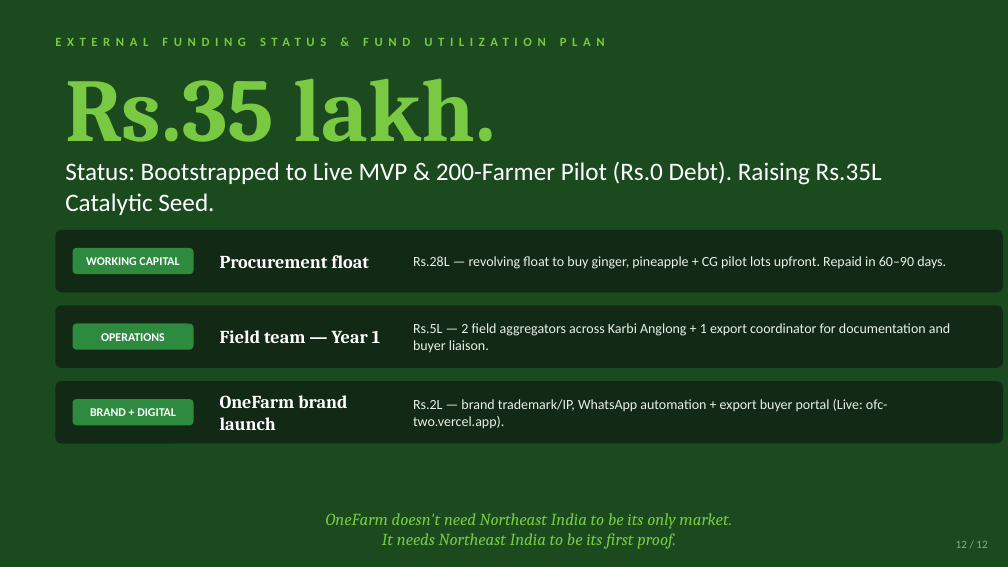
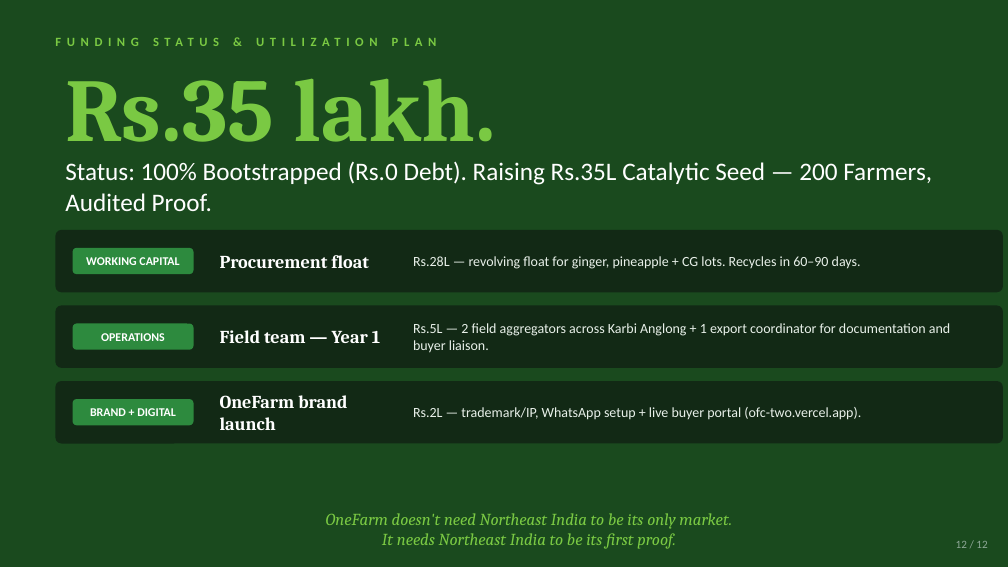
Before and after one commit to SHKSUD/OFC, a slide deck: slide 12 of OneFarm-v7-Jury-Compliant.pptx. Drawn at 1008x567 pixels with LibreOffice and Linux fonts; fonts in the diff are those of the drawing. Boxes give left, top, right and bottom in pixels: in the first picture for what was removed or moved away, otherwise in the second. Text is boxed around its words. In the diff, an @@ line names an element or a change of style, - is before the commit and + after.

```diff
--- a/OneFarm-v7-Jury-Compliant.pptx
+++ b/OneFarm-v7-Jury-Compliant.pptx
@@ text at [55,30,963,52]: text changed @@
-EXTERNAL FUNDING STATUS & FUND UTILIZATION PLAN
+FUNDING STATUS & UTILIZATION PLAN
@@ text at [65,161,932,211]: text changed @@
-Status: Bootstrapped to Live MVP & 200-Farmer Pilot (Rs.0 Debt). Raising Rs.35L Catalytic Seed.
+Status: 100% Bootstrapped (Rs.0 Debt). Raising Rs.35L Catalytic Seed — 200 Farmers, Audited Proof.
@@ text at [413,256,861,269]: text changed @@
-Rs.28L — revolving float to buy ginger, pineapple + CG pilot lots upfront. Repaid in 60–90 days.
+Rs.28L — revolving float for ginger, pineapple + CG lots. Recycles in 60–90 days.
@@ text at [413,407,861,420]: text changed @@
-Rs.2L — brand trademark/IP, WhatsApp automation + export buyer portal (Live: ofc-two.vercel.app).
+Rs.2L — trademark/IP, WhatsApp setup + live buyer portal (ofc-two.vercel.app).
```
Also in this commit, not shown: 9 other slides changed.
